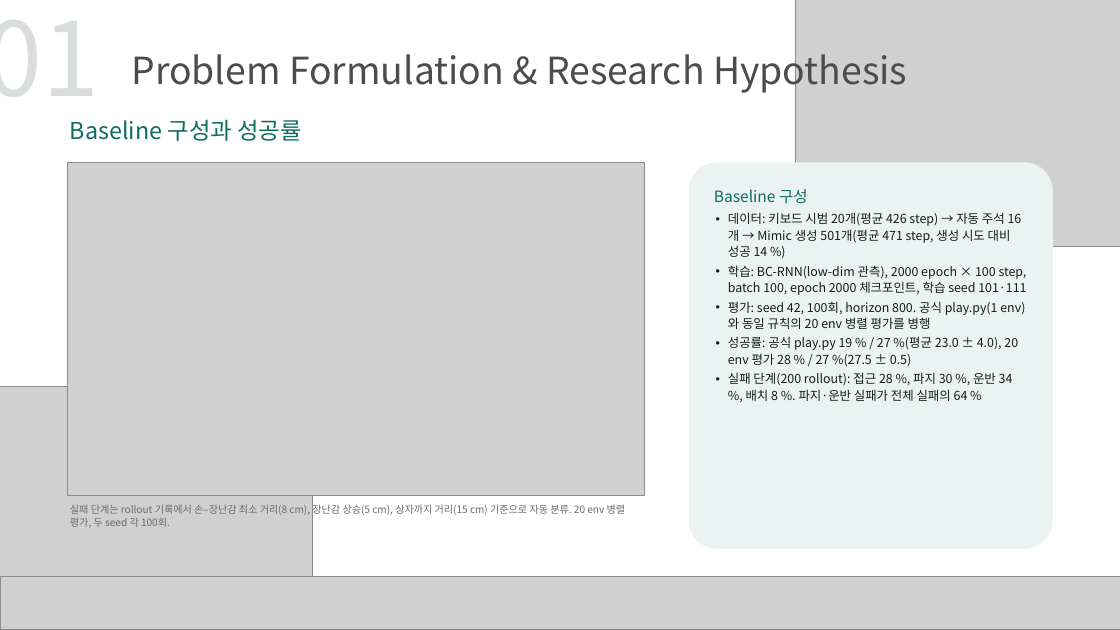
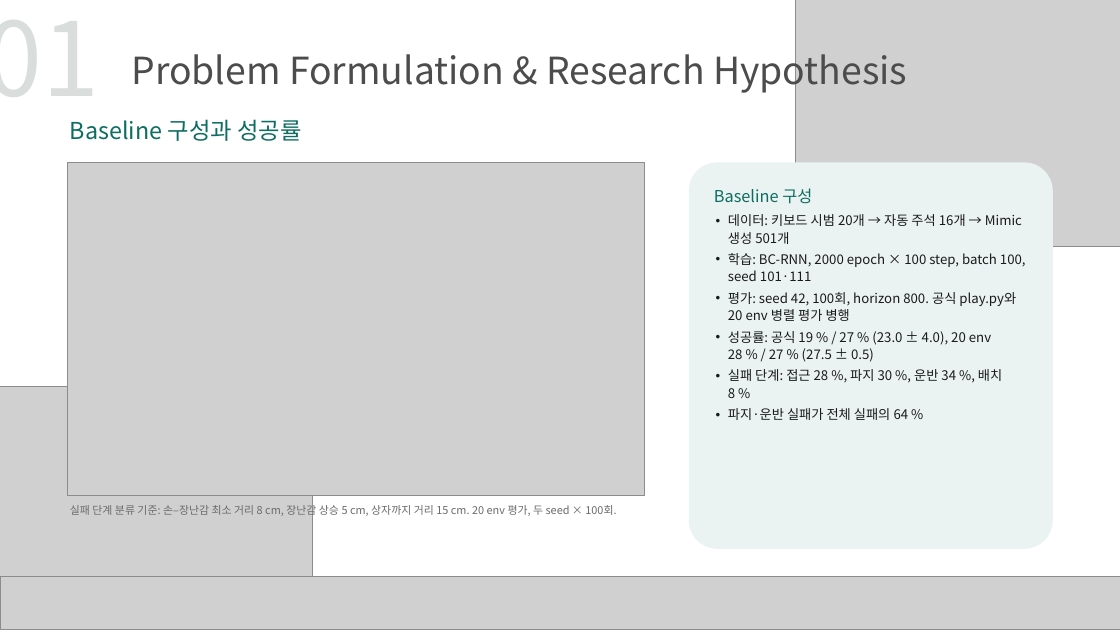
Before and after one commit to Epinephrine00/roboticsSim_1103work_team9, a slide deck: slide 3 of analysis/로보틱스시뮬레이션_과제2_9조.pptx. Drawn at 1120x630 pixels with LibreOffice and Linux fonts; fonts in the diff are those of the drawing; grey boxes stand for pictures. Boxes give left, top, right and bottom in pixels: in the first picture for what was removed or moved away, otherwise in the second. Text is boxed around its words. In the diff, an @@ line names an element or a change of style, - is before the commit and + after.

Commit message:
발표 자료 수정: 지표 이름 정리, 글자 크기 상향, 표 열 너비 조정
- 결과 표의 지표 이름을 정의와 함께 적음(첫 그립 후 상승, 재파지 성공률, 재파지 후 성공 / 전체 성공, 그리퍼 여닫기 횟수)
- 본문 17 pt, 표 15 pt로 상향, 결과 표 열 너비 조정, '감사합니다' 장을 부록 앞으로
- README와 분석 노트에 발표 자료와 노트 사이 용어 대응 추가
- 수치와 결론은 변경 없음

```diff
--- a/analysis/로보틱스시뮬레이션_과제2_9조.pptx
+++ b/analysis/로보틱스시뮬레이션_과제2_9조.pptx
@@ text in rounded rectangle at (714,188,812,204): size 20 to 21 pt in "Baseline 구성" @@
@@ text in rounded rectangle at (728,214,1026,420): text changed; size 16 to 17 pt @@
-• 데이터: 키보드 시범 20개(평균 426 step) → 자동 주석 16개 → Mimic 생성 501개(평균 471 step, 생성 시도 대비 성공 14 %)
-• 학습: BC-RNN(low-dim 관측), 2000 epoch × 100 step, batch 100, epoch 2000 체크포인트, 학습 seed 101·111
-• 평가: seed 42, 100회, horizon 800. 공식 play.py(1 env)와 동일 규칙의 20 env 병렬 평가를 병행
-• 성공률: 공식 play.py 19 % / 27 %(평균 23.0 ± 4.0), 20 env 평가 28 % / 27 %(27.5 ± 0.5)
-• 실패 단계(200 rollout): 접근 28 %, 파지 30 %, 운반 34 %, 배치 8 %. 파지·운반 실패가 전체 실패의 64 %
+• 데이터: 키보드 시범 20개 → 자동 주석 16개 → Mimic 생성 501개
+• 학습: BC-RNN, 2000 epoch × 100 step, batch 100, seed 101·111
+• 평가: seed 42, 100회, horizon 800. 공식 play.py와 20 env 병렬 평가 병행
+• 성공률: 공식 19 % / 27 % (23.0 ± 4.0), 20 env 28 % / 27 % (27.5 ± 0.5)
+• 실패 단계: 접근 28 %, 파지 30 %, 운반 34 %, 배치 8 %
+• 파지·운반 실패가 전체 실패의 64 %
@@ text at (70,503,616,518): text changed; size 13 to 14 pt @@
-실패 단계는 rollout 기록에서 손–장난감 최소 거리(8 cm), 장난감 상승(5 cm), 상자까지 거리(15 cm) 기준으로 자동 분류. 20 env 병렬 평가, 두 seed 각 100회.
+실패 단계 분류 기준: 손–장난감 최소 거리 8 cm, 장난감 상승 5 cm, 상자까지 거리 15 cm. 20 env 평가, 두 seed × 100회.
```
Also in this commit, not shown: 9 other slides changed, 3 other files.
